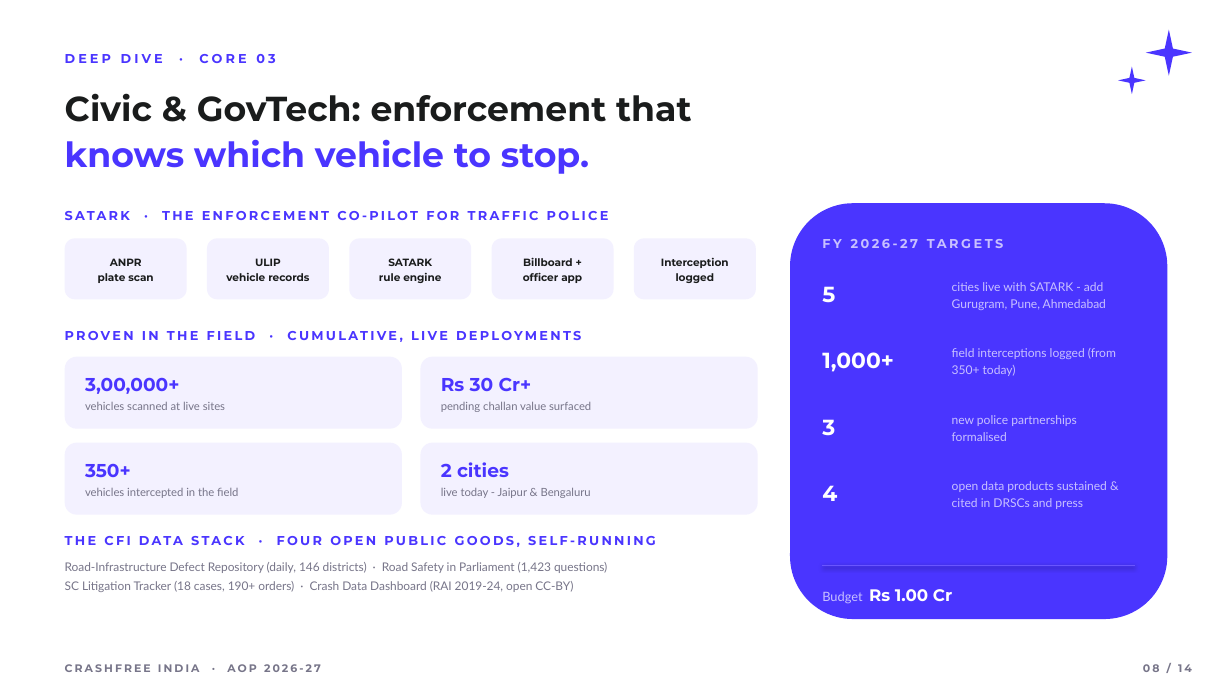
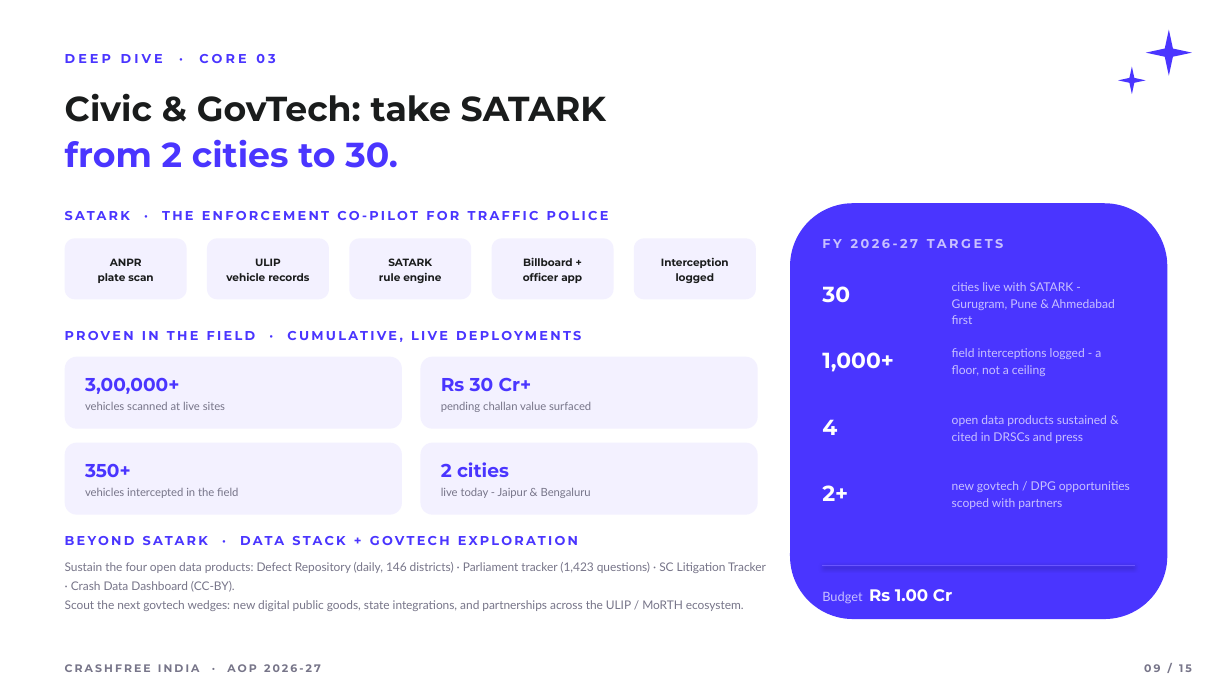
Before and after one commit to akhtar-cfi/personal-random-builds, a slide deck: slide 9 of aop-2026-27/CFI_AOP_2026-27.pptx (slide 8 before the commit). Drawn at 1232x693 pixels with LibreOffice and Linux fonts; fonts in the diff are those of the drawing; background and template pictures are left out. Boxes give left, top, right and bottom in pixels: in the first picture for what was removed or moved away, otherwise in the second. Text is boxed around its words. In the diff, an @@ line names an element or a change of style, - is before the commit and + after.

```diff
--- a/aop-2026-27/CFI_AOP_2026-27.pptx
+++ b/aop-2026-27/CFI_AOP_2026-27.pptx
@@ text at (65, 93, 606, 122): text changed @@
-Civic & GovTech: enforcement that
+Civic & GovTech: take SATARK
@@ text at (65, 139, 398, 168): text changed @@
-knows which vehicle to stop.
+from 2 cities to 30.
@@ text at (822, 286, 850, 303): text changed @@
-5
+30
@@ text at (952, 282, 1115, 324): text changed @@
-cities live with SATARK - add Gurugram, Pune, Ahmedabad
+cities live with SATARK - Gurugram, Pune & Ahmedabad first
@@ text at (952, 348, 1101, 376): text changed @@
-field interceptions logged (from 350+ today)
+field interceptions logged - a floor, not a ceiling
@@ text "4": place and size @@
-text "4" at (822, 485, 837, 501)
+text "4" at (822, 419, 837, 435)
@@ text removed at (822, 419, 835, 436) @@
-3
@@ text "open data products sustained & ...": place and size @@
-text "open data products sustained & ..." at (952, 481, 1107, 509)
+text "open data products sustained & ..." at (952, 415, 1107, 443)
@@ text removed at (952, 415, 1077, 441) @@
-new police partnerships formalised
@@ text added at (822, 485, 848, 501), 17 pt, text #FFFFFF, bold @@
+2+
@@ text added at (952, 481, 1130, 509), 9.4 pt, text #C8C0FF @@
+new govtech / DPG opportunities scoped with partners
@@ text at (65, 536, 578, 545): text changed @@
-THE CFI DATA STACK · FOUR OPEN PUBLIC GOODS, SELF-RUNNING
+BEYOND SATARK · DATA STACK + GOVTECH EXPLORATION
@@ text at (65, 562, 766, 611): text changed @@
-Road-Infrastructure Defect Repository (daily, 146 districts) · Road Safety in Parliament (1,423 questions)
-SC Litigation Tracker (18 cases, 190+ orders) · Crash Data Dashboard (RAI 2019-24, open CC-BY)
+Sustain the four open data products: Defect Repository (daily, 146 districts) · Parliament tracker (1,423 questions) · SC Litigation Tracker · Crash Data Dashboard (CC-BY).
+Scout the next govtech wedges: new digital public goods, state integrations, and partnerships across the ULIP / MoRTH ecosystem.
@@ text at (1144, 664, 1192, 672): text changed @@
-08 / 14
+09 / 15
```
Also in this commit, not shown: 12 other slides changed, 1 slide added, 5 other files.
